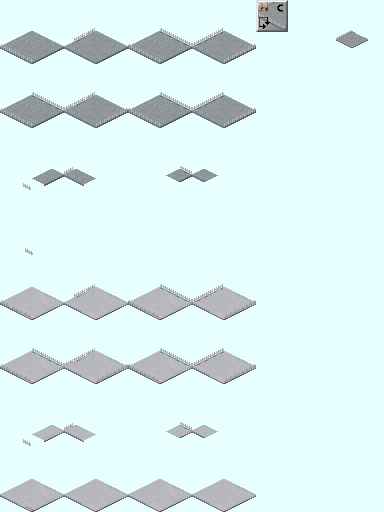
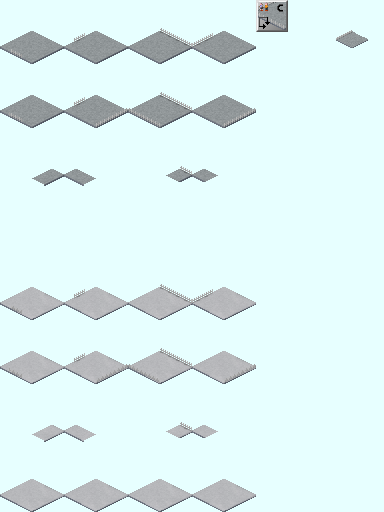
Before/after of a 384×512 layered artwork. What changed in the layer stack:
removed group "レイヤーグループ コピー #1" (in "レイヤーグループ コピー" › "レイヤーグループ #5") (16 layers) from group "レイヤーグループ #5" over box(1, 284, 256, 511)
removed group "FenceMask #1" (12 layers) (was erase) from group "レイヤーグループ コピー #1" over box(1, 284, 223, 511)
removed layer "貼り付けられたレイヤー #63" from group "FenceMask #1" over box(86, 348, 95, 356)
removed layer "貼り付けられたレイヤー #12" from group "FenceMask #1" over box(64, 359, 73, 367)
removed layer "貼り付けられたレイヤー #6" from group "FenceMask #1" over box(23, 375, 32, 383)
removed layer "貼り付けられたレイヤー #7" from group "FenceMask #1" over box(23, 311, 32, 319)
removed layer "貼り付けられたレイヤー #38" from group "FenceMask #1" over box(64, 423, 73, 431)
removed layer "貼り付けられたレイヤー #41" from group "FenceMask #1" over box(214, 284, 223, 293)
removed layer "貼り付けられたレイヤー #42" from group "FenceMask #1" over box(86, 284, 95, 292)
removed layer "貼り付けられたレイヤー #43" from group "FenceMask #1" over box(1, 300, 10, 308)
removed layer "レイヤーグループ #14" from group "レイヤーグループ コピー #1" over box(32, 300, 256, 367)
removed layer "レイヤーグループ #3" from group "レイヤーグループ コピー #1" over box(9, 284, 224, 383)
removed group "レイヤーグループ" (in "レイヤーグループ コピー" › "レイヤーグループ #5") (16 layers) from group "レイヤーグループ #5" over box(1, 28, 256, 255)
removed group "FenceMask" (12 layers) (was erase) from group "レイヤーグループ" over box(1, 28, 223, 255)
removed layer "貼り付けられたレイヤー #62" from group "FenceMask" over box(86, 92, 95, 100)
removed layer "貼り付けられたレイヤー #30" from group "FenceMask" over box(214, 28, 223, 37)
removed layer "レイヤーグループ #13" from group "レイヤーグループ" over box(32, 44, 256, 111)
removed layer "レイヤーグループ #2" from group "レイヤーグループ" over box(9, 28, 224, 127)
added layer "レイヤーグループ コピー #1" (in "レイヤーグループ コピー" › "レイヤーグループ #5") in group "レイヤーグループ #5" over box(9, 284, 256, 431)
added layer "レイヤーグループ" (in "レイヤーグループ コピー" › "レイヤーグループ #5") in group "レイヤーグループ #5" over box(9, 28, 256, 175)
…and 12 more changes (12 removed)
